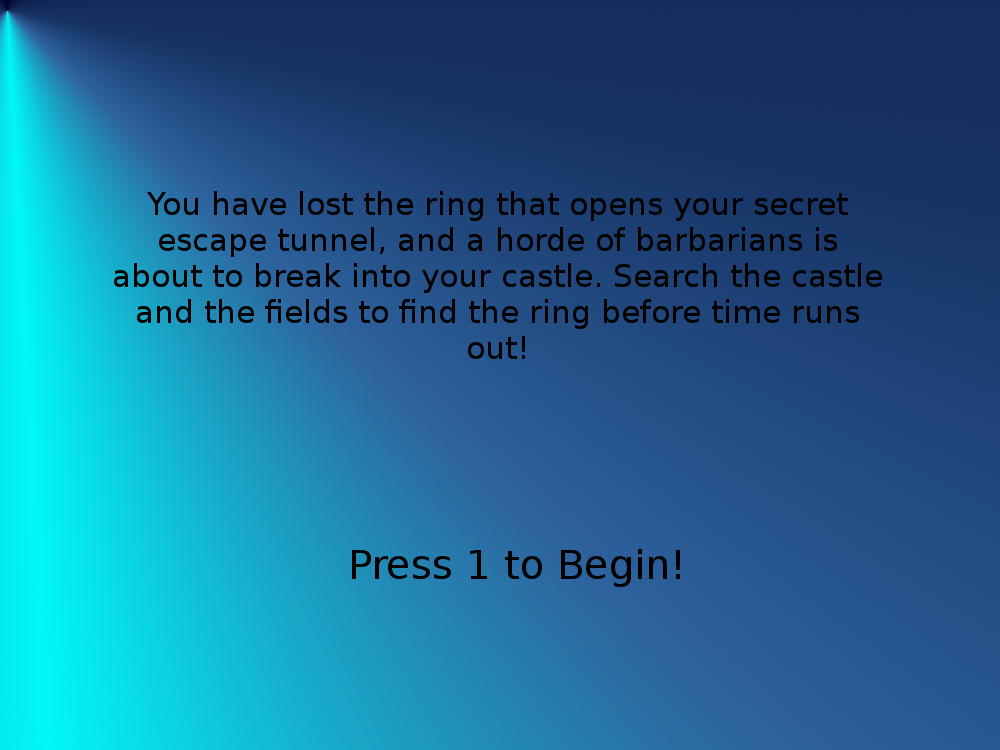
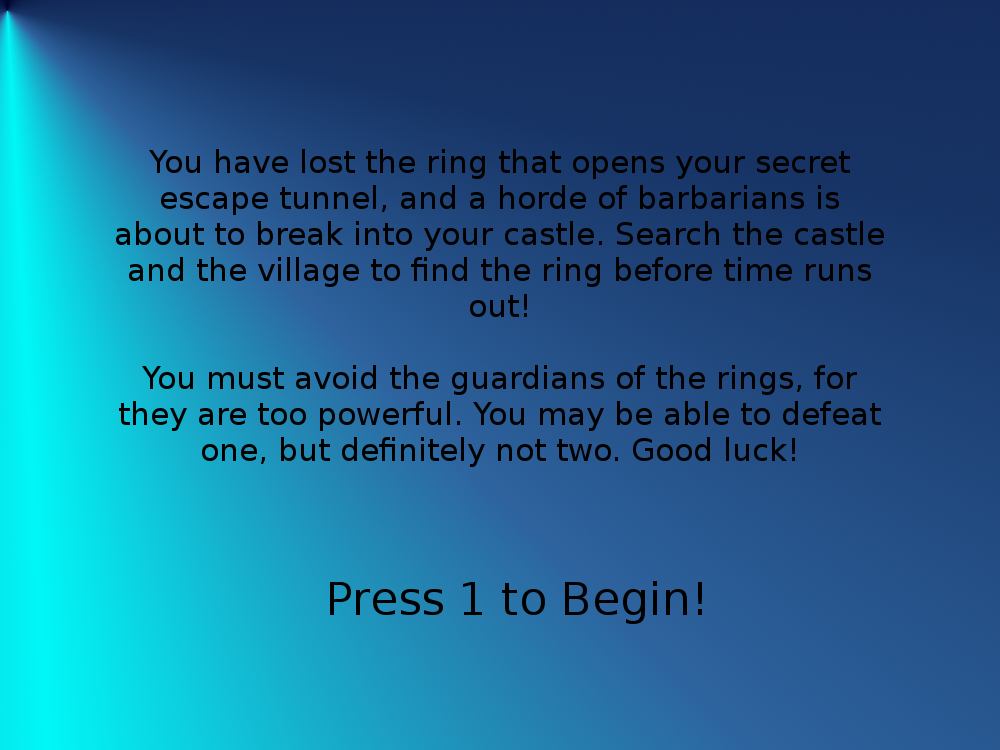
The second 1000×750 image is a revision of the first. Changes to its layers:
painted on "..." over [114, 149, 884, 467]
painted on "Press 1 to Begin!" over [330, 549, 702, 624]
